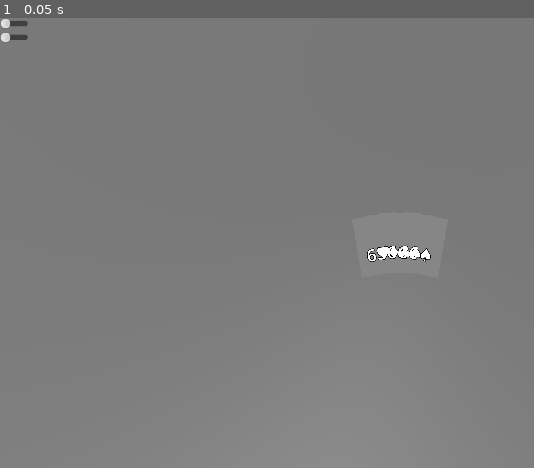
Above: before the commit, frame 1.
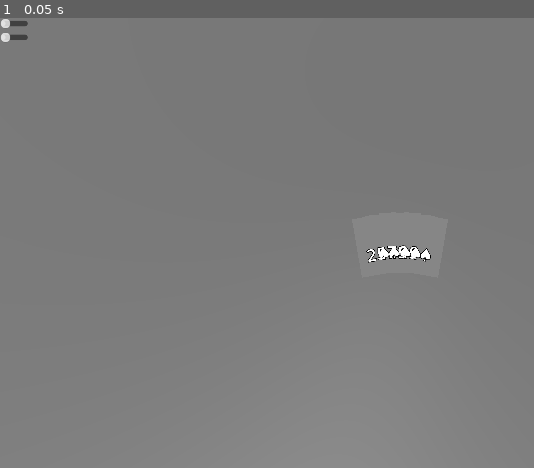
Above: after the commit, the same moment.

Repository: eerieA/game-qs-grill
Game: Godot game, scene res://scenes/main.tscn
Same seed, same stepped clock (60 frames per second), same inputs: the game is played once before the commit and once after it.
Inputs:
- Up to frame 1 (0.05 s): no input

The runs differ from the first frame. In frame 1, 0.1% of the frame differs, in the area x 68-79%, y 50-55%.

Commit message:
starting to migrate to Resource class rules from json-reading based

Diff:
--- a/rules/flush.json
+++ /dev/null
@@ -1,17 +0,0 @@
-{
-  "id": "flush",
-  "name": "Flush",
-  "description": "Five cards of the same suit",
-  "enabled": true,
-  "priority": 50,
-  "dominance_group": "",
-  "base_score": 40,
-  "multiplier": 2,
-  "condition": {
-    "type": "is_flush",
-    "count": 5
-  },
-  "tags": [
-    "poker"
-  ]
-}
--- /dev/null
+++ b/rules/flush.tres
@@ -0,0 +1,19 @@
+[gd_resource type="Resource" script_class="Rule" load_steps=4 format=3 uid="uid://8f6bbnqpqbwr"]
+
+[ext_resource type="Script" uid="uid://jjbaitvvgx5b" path="res://scripts/data/rule_cond/is_flush.gd" id="1_e53jy"]
+[ext_resource type="Script" uid="uid://b5tsovkfg2caa" path="res://scripts/data/rule_data.gd" id="2_lb1jw"]
+
+[sub_resource type="Resource" id="Resource_y2c27"]
+script = ExtResource("1_e53jy")
+metadata/_custom_type_script = "uid://jjbaitvvgx5b"
+
+[resource]
+script = ExtResource("2_lb1jw")
+id = "flush"
+name = "Flush"
+description = "Five cards of the same suit"
+priority = 12
+dominance_group = "hand_rank"
+base_score = 40
+multiplier = 2.0
+condition_resource = SubResource("Resource_y2c27")
--- /dev/null
+++ b/scripts/data/rule_cond/base.gd
@@ -0,0 +1,8 @@
+extends Resource
+class_name RuleConditionBase
+
+@export var type: String
+
+func evaluate(context: HandContext) -> Dictionary:
+	push_error("evaluate() not implemented for RuleConditionBase")
+	return { "matched": false, "data": {} }
--- /dev/null
+++ b/scripts/data/rule_cond/count_rank.gd
@@ -0,0 +1,26 @@
+extends RuleConditionBase
+class_name CountRankCondition
+
+@export var count: int = 2
+@export var rank: int = -1  # -1 = any
+
+func _init():
+	type = "count_rank"
+
+func evaluate(context: HandContext) -> Dictionary:
+	if rank >= 0:
+		var got: int = int(context.rank_counts.get(rank, 0))
+		return {
+			"matched": got >= count,
+			"data": { "rank": rank, "count": got }
+		}
+
+	for rk in context.rank_counts.keys():
+		var got_any: int = int(context.rank_counts[rk])
+		if got_any >= count:
+			return {
+				"matched": true,
+				"data": { "rank": rk, "count": got_any }
+			}
+
+	return { "matched": false, "data": {} }
--- /dev/null
+++ b/scripts/data/rule_cond/is_flush.gd
@@ -0,0 +1,21 @@
+extends RuleConditionBase
+class_name IsFlushCondition
+
+@export var count: int = 5
+
+func _init():
+	type = "is_flush"
+
+func evaluate(context: HandContext) -> Dictionary:
+	for suit in context.suit_counts.keys():
+		var got := int(context.suit_counts[suit])
+		if got >= count:
+			return {
+				"matched": true,
+				"data": {
+					"suit": suit,
+					"count": got
+				}
+			}
+
+	return { "matched": false, "data": {} }
--- a/scripts/data/rule_data.gd
+++ b/scripts/data/rule_data.gd
@@ -12,8 +12,9 @@
 @export var base_score: int = 0
 @export var multiplier: float = 1.0
 
-# Condition data (e.g. {"hand": "flush", "min_rank": 10})
-@export var condition: Variant = {}
+# Condition data (e.g. {"hand": "flush", "min_rank": 10}), both Dictionary and RuleConditionBase acceptable for now
+@export var condition: Dictionary
+@export var condition_resource: RuleConditionBase
 
 # Tags for rule grouping / querying
 @export var tags: Array[String] = []
--- a/scripts/logic/rule_evaluator.gd
+++ b/scripts/logic/rule_evaluator.gd
@@ -87,7 +87,15 @@
 		if not r.enabled:
 			continue
 
-		var result := _evaluate_condition(r.condition, context)
+		var result: Dictionary
+
+		if r.condition_resource != null:
+			# New typed condition path
+			result = r.condition_resource.evaluate(context)
+		else:
+			# Legacy dictionary path
+			result = _evaluate_condition(r.condition, context)
+
 		if not result.get("matched", false):
 			continue
 
--- a/scripts/main.gd
+++ b/scripts/main.gd
@@ -17,10 +17,10 @@
 	deck.shuffle_deck()
 
 	# current_hand = deck.draw(5)				# draw a random hand
-	# current_hand = deck.draw_test_flush()	# draw a fixed test flush hand
+	current_hand = deck.draw_test_flush()	# draw a fixed test flush hand
 	# current_hand = deck.draw_test_pair()	# draw a fixed test single pair hand
 	# current_hand = deck.draw_test_three()	# draw a fixed test three-of-a-kind hand
-	current_hand = deck.draw_test_four()	# draw a fixed test four-of-a-kind hand
+	# current_hand = deck.draw_test_four()	# draw a fixed test four-of-a-kind hand
 	# current_hand = deck.draw_test_straight()	# draw a fixed test straight hand
 
 	var context = HandContext.new(current_hand)
Not shown, added: scripts/data/rule_cond/base.gd.uid
Not shown, added: scripts/data/rule_cond/count_rank.gd.uid
Not shown, added: scripts/data/rule_cond/is_flush.gd.uid
